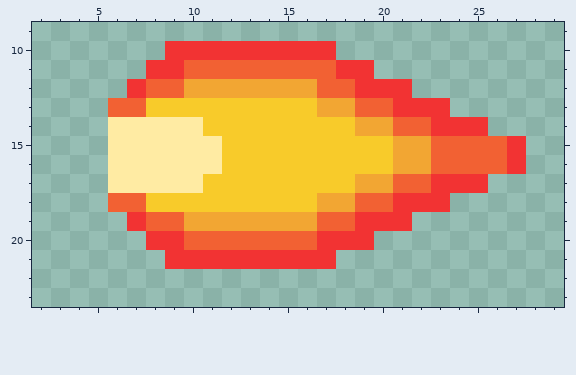
Pixel-art sprite, stored at client/shaders/projectile/fireball_right.png. Above, as it was before the edit.
The file is 160x160 pixels, drawn in blocks of 5x5; one block is one cell here. Shown: x 2..29, y 9..23.
The result:
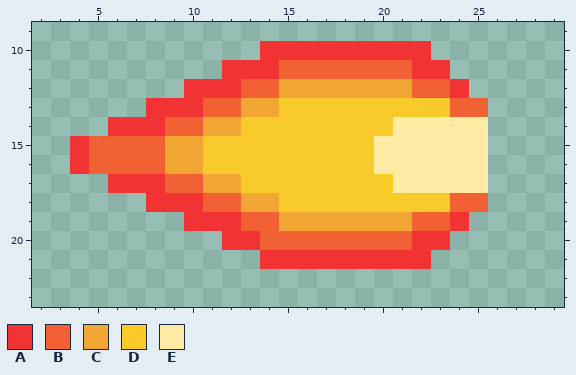
Palette (. is transparent): A #f23333  B #f26133  C #f2a633  D #f8cb2a  E #ffeba3
What changed:
Changed rows in their new state; - is an unchanged pixel.
first column x 4:
10 -----.....----AAAAA-----
11 ----....AAA---BBBBAA----
12 ---...AAABB--CCCCCBBA---
13 --..AAABBCC--DDDDDDDBB--
14 --AAABBCC------DDEEEEE--
15 ABBBBCCD--------EEEEEE..
16 ABBBBCCD--------EEEEEE..
17 --AAABBCC------DDEEEEE--
18 --..AAABBCC--DDDDDDDBB--
19 ---...AAABB--CCCCCBBA---
20 ----....AA---BBBBBAA----
21 -----.....----AAAAA-----
Boxes around the changes in both pictures, in picture pixels (x1, y1, x2, y2):
changed: (70, 41, 526, 269)
